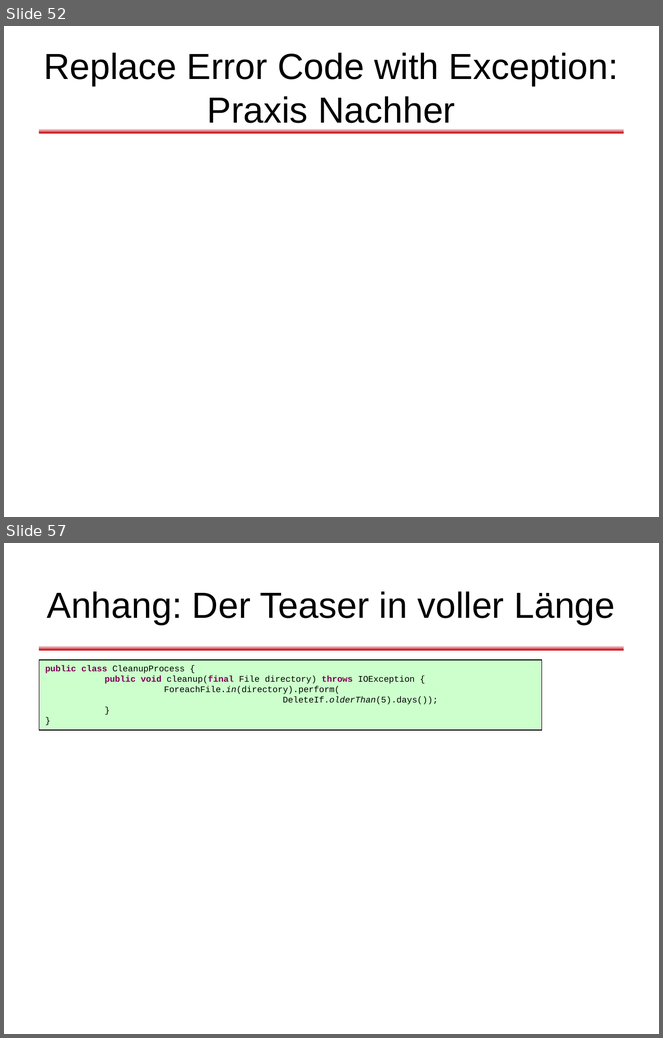
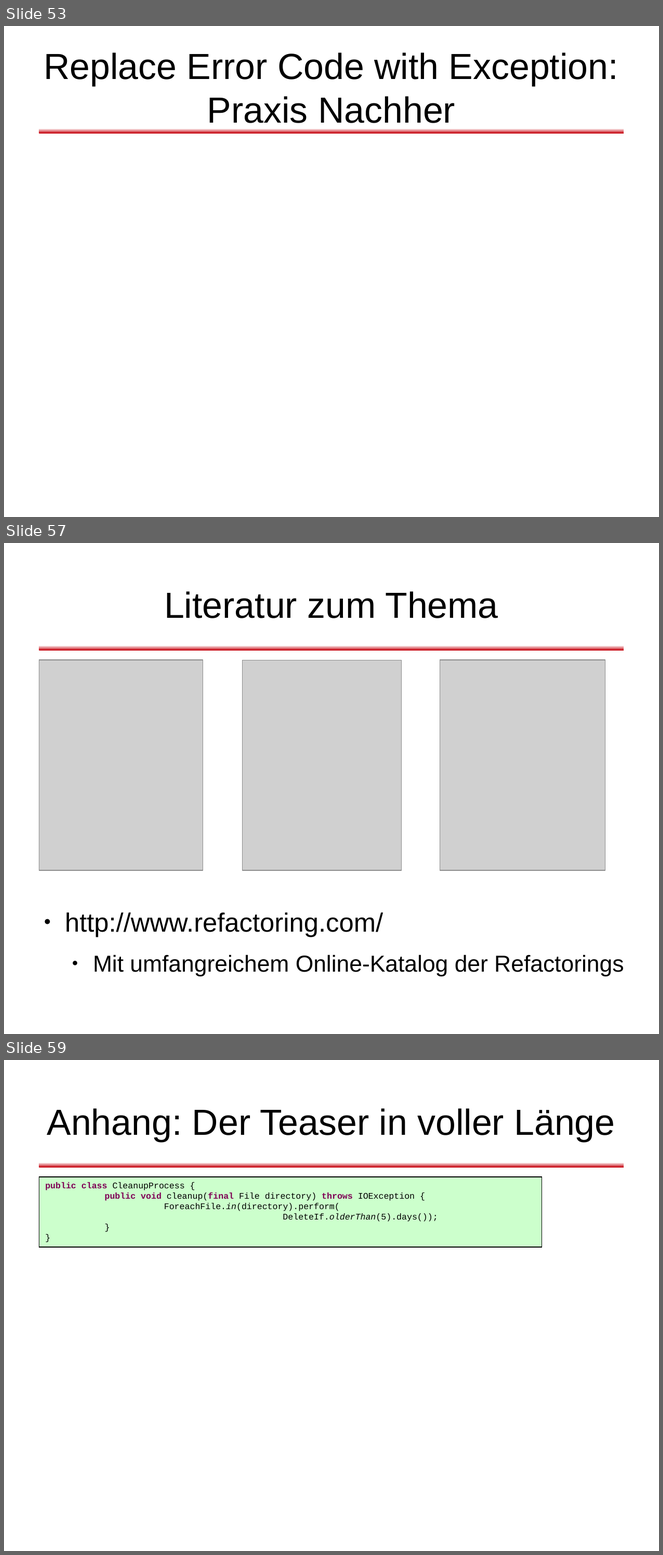
Before and after one commit to dlindner/vorlesung-se2-dhbw, a slide deck: added_2010/Refactoring (2010).odp. Shown one above the other, each under a label of ours: slides 52 and 57 before the commit, slides 53, 57 and 59 after it; the slides between them are not shown. The pictures are 663x1038 and 663x1555 pixels, drawn with LibreOffice and Linux fonts; fonts in the diff are those of the drawing; grey boxes stand for pictures; background and template pictures are left out. Boxes give left, top, right and bottom in pixels: in the first picture for what was removed or moved away, otherwise in the second. Text is boxed around its words. In the diff, an @@ line names an element or a change of style, - is before the commit and + after.

```diff
--- a/added_2010/Refactoring (2010).odp
+++ b/added_2010/Refactoring (2010).odp
@@ slide 57 added at [4, 543, 659, 1034], background #FFFFFF; not listed: 1 template element that a slide beside it also shows @@
@@ title added at [164, 591, 499, 618], 44 pt, text #000000 @@
+Literatur zum Thema
@@ picture added at [39, 660, 203, 871] @@
@@ picture added at [242, 660, 402, 871] @@
@@ picture added at [440, 660, 606, 871] @@
@@ text added at [65, 913, 624, 977], 28 pt, text #000000 @@
+● http://www.refactoring.com/
+  ● Mit umfangreichem Online-Katalog der Refactorings
@@ what was slide 52 is now slide 53 @@
@@ what was slide 57 is now slide 59 @@
```
Also in this commit, not shown: 4 slides changed, 4 other slides added, 3 slides removed.
